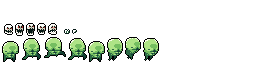
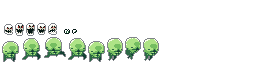
Before/after of a 256px x 64px layered artwork. What changed in the layer stack:
added layer "Заливка цветом 2" (50%) above "b9" over [2, 23, 159, 62]
painted on "b9" over [143, 38, 159, 61]
painted on "b7" over [125, 37, 141, 60]
painted on "b6" over [107, 38, 123, 61]
painted on "b5" over [88, 41, 105, 62]
painted on "b4" over [68, 38, 87, 60]
painted on "b3" over [44, 37, 66, 58]
painted on "b2" over [22, 38, 41, 60]
painted on "b1" over [2, 41, 19, 62]
painted on "h5" over [48, 23, 57, 35]
painted on "h4" over [37, 23, 46, 35]
painted on "h3" over [26, 23, 35, 36]
painted on "h2" over [15, 23, 24, 36]
painted on "h1" over [4, 24, 13, 35]
